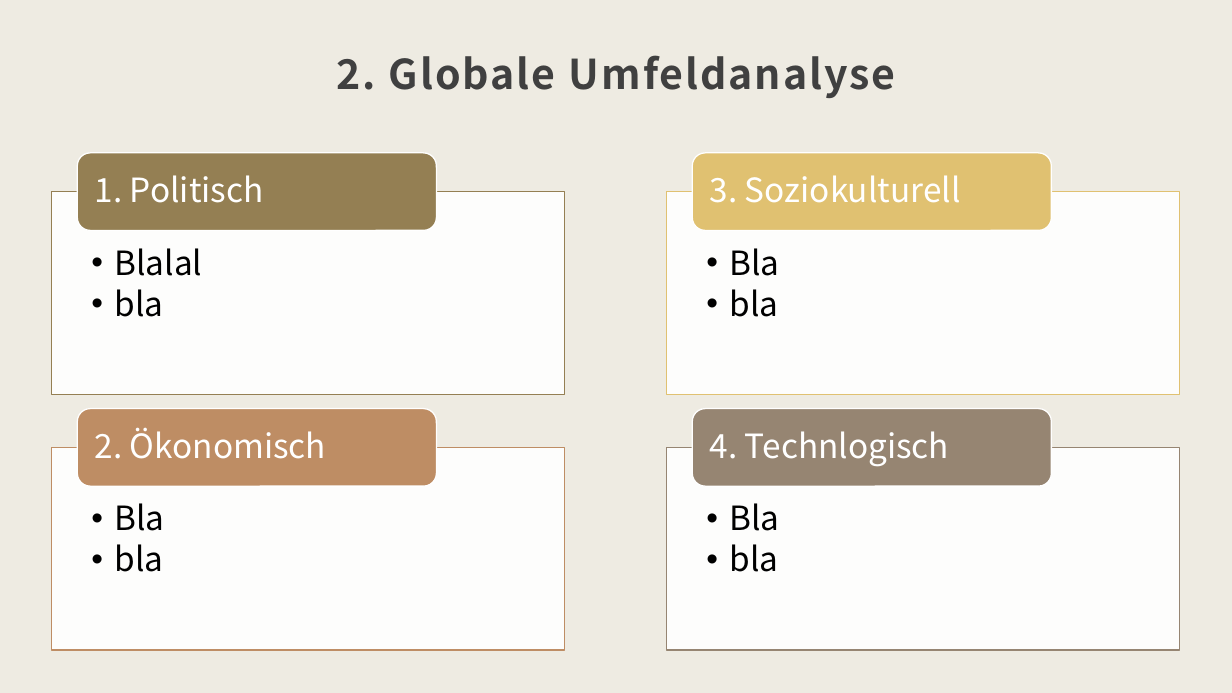
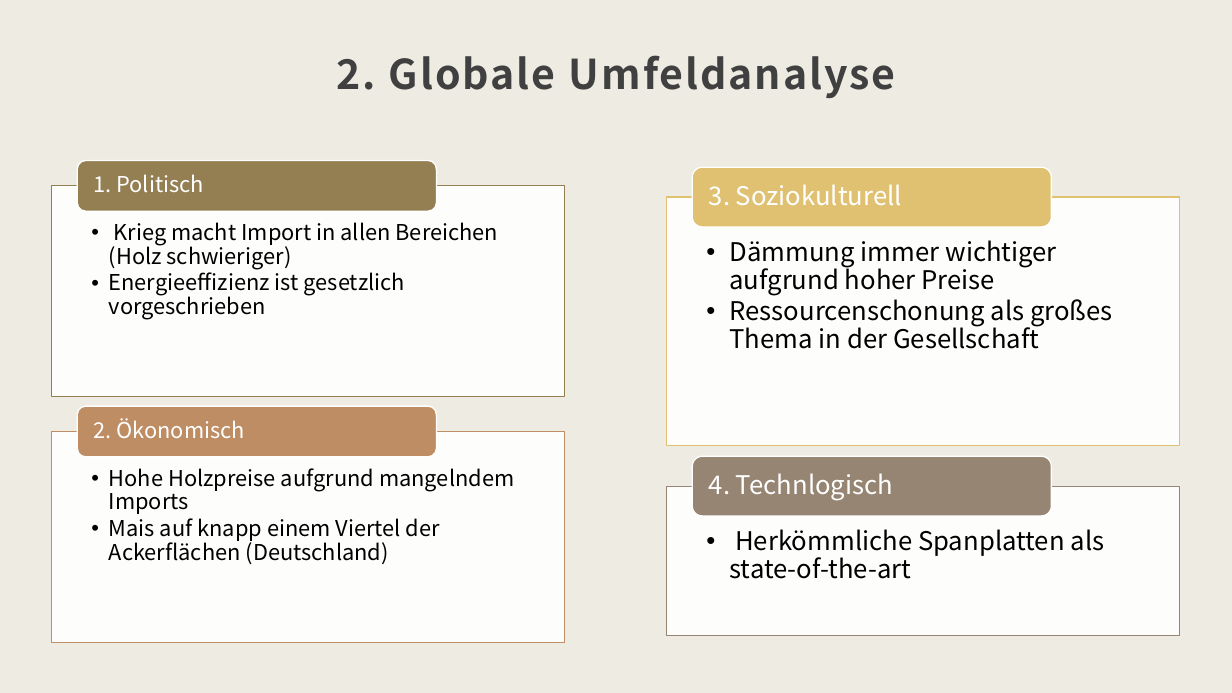
Before and after one commit to therealossi/Marketing, a slide deck: slide 5 of Teil2/Teil2.pptx. Drawn at 1232x693 pixels with LibreOffice and Linux fonts; fonts in the diff are those of the drawing. Boxes give left, top, right and bottom in pixels: in the first picture for what was removed or moved away, otherwise in the second. Text is boxed around its words. In the diff, an @@ line names an element or a change of style, - is before the commit and + after.

```diff
--- a/Teil2/Teil2.pptx
+++ b/Teil2/Teil2.pptx
@@ rounded rectangle: place and size @@
-rounded rectangle at <box>78,152,437,230</box>
+rounded rectangle at <box>78,161,437,212</box>
@@ text "1. Politisch" at <box>93,174,204,192</box>: size 26 to 17 pt; less space between paragraphs @@
@@ rounded rectangle: place and size @@
-rounded rectangle at <box>692,152,1052,230</box>
+rounded rectangle at <box>692,167,1052,227</box>
@@ text "3. Soziokulturell": place and size @@
-text "3. Soziokulturell" at <box>710,175,961,203</box>
+text "3. Soziokulturell" at <box>709,184,902,206</box>
@@ text "3. Soziokulturell" at <box>709,184,902,206</box>: size 26 to 20 pt; less space between paragraphs @@
@@ rectangle: place and size @@
-rectangle at <box>52,191,565,394</box>
+rectangle at <box>52,186,565,396</box>
@@ rectangle: place and size @@
-rectangle at <box>666,191,1179,394</box>
+rectangle at <box>666,197,1179,445</box>
@@ text at <box>109,222,499,320</box>: text changed; size 26 to 17 pt @@
-  • Blalal
-  • bla
+  • Krieg macht Import in allen Bereichen (Holz schwieriger)
+  • Energieeffizienz ist gesetzlich vorgeschrieben
@@ text removed at <box>730,248,780,317</box> @@
-  • Bla
-  • bla
@@ text added at <box>730,240,1113,349</box>, 20 pt, text #000000 @@
+  • Dämmung immer wichtiger aufgrund hoher Preise
+  • Ressourcenschonung als großes Thema in der Gesellschaft
@@ rounded rectangle: place and size @@
-rounded rectangle at <box>78,409,437,486</box>
+rounded rectangle at <box>78,407,437,457</box>
@@ text "2. Ökonomisch" at <box>93,418,245,438</box>: size 26 to 17 pt; less space between paragraphs @@
@@ rectangle: place and size @@
-rectangle at <box>52,447,565,650</box>
+rectangle at <box>52,432,565,642</box>
@@ text added at <box>109,468,514,564</box>, 17 pt, text #000000 @@
+  • Hohe Holzpreise aufgrund mangelndem Imports
+  • Mais auf knapp einem Viertel der Ackerflächen (Deutschland)
@@ rounded rectangle: place and size @@
-rounded rectangle at <box>692,409,1052,486</box>
+rounded rectangle at <box>692,457,1052,517</box>
@@ text "4. Technlogisch" at <box>709,473,893,501</box>: size 26 to 20 pt; less space between paragraphs @@
@@ text "4. Technlogisch": place and size @@
-text "4. Technlogisch" at <box>710,431,949,466</box>
+text "4. Technlogisch" at <box>709,473,893,501</box>
@@ text removed at <box>115,503,165,572</box> @@
-  • Bla
-  • bla
@@ rectangle: place and size @@
-rectangle at <box>666,447,1179,650</box>
+rectangle at <box>666,486,1179,636</box>
@@ text removed at <box>730,503,780,572</box> @@
-  • Bla
-  • bla
@@ text added at <box>730,529,1105,579</box>, 20 pt, text #000000 @@
+  • Herkömmliche Spanplatten als state-of-the-art
```
Also in this commit, not shown: 3 other slides changed, 3 slides added, 4 other files.
